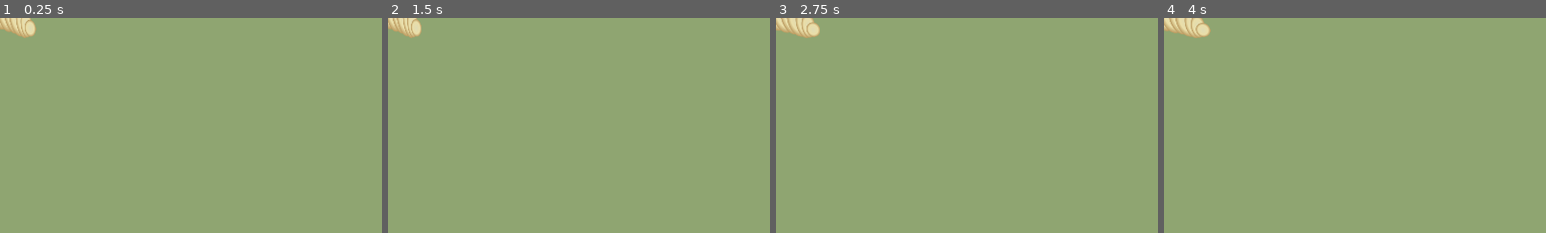
Above: before the commit, frames 1-4 (left to right).
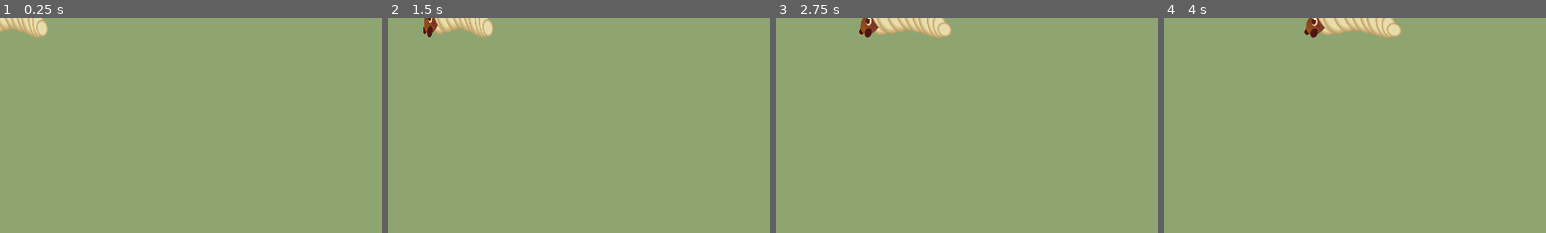
Above: after the commit, the same moments.

Repository: Nodragem/wild-jam-31
Game: Godot game, scene res://scenes/larva.tscn
Same seed, same stepped clock (60 frames per second), same inputs: the game is played once before the commit and once after it. This scene is started directly instead of the project's main scene.
Inputs:
- Up to frame 1 (0.25 s): no input
- Up to frame 2 (1.5 s): hold Right (ui_right) 0.53-1.28 s; hold Space (fire) 0.53-1.28 s; hold Down (ui_down) from 1.28 s (still down); tap Space (fire) at 1.35 s
- Up to frame 3 (2.75 s): release Down (ui_down) at 2.03 s; hold Right (ui_right) from 2.03 s (still down); hold Space (fire) from 2.03 s (still down)
- Up to frame 4 (4 s): release Right (ui_right) at 2.78 s; release Space (fire) at 2.78 s; hold Up (ui_up) 2.78-3.53 s; tap Space (fire) at 2.85 s; hold Left (ui_left) from 3.53 s (still down); hold Space (fire) from 3.53 s (still down)
The pictures show only the part of the screen within x 0-50%, y 0-50%; the shares and areas given below are measured in that part.

The runs differ from the first frame. In frame 1, 0.7% of the frame differs, in the area x 0-13%, y 0-10%; in frame 2, 1.9%; in frame 3, 2.6%; in frame 4, 2.7%, in the area x 0-63%, y 0-10%.

Commit message:
Spawning larva

Diff:
--- /dev/null
+++ b/scenes/Larva.gd
@@ -0,0 +1,6 @@
+extends KinematicBody2D
+
+
+
+func _process(delta):
+	position.x += 120*delta
--- a/scenes/Trees.tscn
+++ b/scenes/Trees.tscn
@@ -6,14 +6,14 @@
 
 [sub_resource type="SpriteFrames" id=1]
 animations = [ {
+"frames": [ ExtResource( 3 ) ],
+"loop": true,
+"name": "tree1",
+"speed": 0.0
+}, {
 "frames": [ ExtResource( 2 ) ],
 "loop": true,
 "name": "tree2",
-"speed": 0.0
-}, {
-"frames": [ ExtResource( 3 ) ],
-"loop": true,
-"name": "tree1",
 "speed": 0.0
 } ]
 
@@ -22,7 +22,6 @@
 height = 51.0462
 
 [node name="Trees" type="StaticBody2D"]
-position = Vector2( 0.386321, -151.822 )
 collision_layer = 4
 collision_mask = 3
 script = ExtResource( 1 )
@@ -39,3 +38,9 @@
 [node name="CollisionShape2D" type="CollisionShape2D" parent="."]
 position = Vector2( -0.123627, 118.893 )
 shape = SubResource( 2 )
+
+[node name="LarvaTimer" type="Timer" parent="."]
+
+[node name="Nest" type="Node2D" parent="."]
+position = Vector2( -3.17859, -32.8434 )
+[connection signal="timeout" from="LarvaTimer" to="." method="_on_LarvaTimer_timeout"]
--- a/scenes/larva.tscn
+++ b/scenes/larva.tscn
@@ -1,6 +1,7 @@
-[gd_scene load_steps=4 format=2]
+[gd_scene load_steps=5 format=2]
 
 [ext_resource path="res://art/weevil/larva.png" type="Texture" id=1]
+[ext_resource path="res://scenes/Larva.gd" type="Script" id=2]
 
 [sub_resource type="Animation" id=1]
 resource_name = "LarvaMove"
@@ -21,7 +22,8 @@
 [sub_resource type="RectangleShape2D" id=2]
 extents = Vector2( 41.7461, 93.3912 )
 
-[node name="larva" type="KinematicBody2D"]
+[node name="Larva" type="KinematicBody2D"]
+script = ExtResource( 2 )
 __meta__ = {
 "_edit_group_": true
 }
--- a/scripts/Player.gd
+++ b/scripts/Player.gd
@@ -5,7 +5,7 @@
 const BulletScn = preload("res://scenes/Bubble.tscn")
 var screen_size
 var screen_position
-var muzzle
+onready var muzzle = $FirePositionUP
 onready var camera_rig:Node2D = get_node("../../Camera")
 onready var state_machine = $AnimationTree.get("parameters/playback")
 
--- a/scripts/Trees.gd
+++ b/scripts/Trees.gd
@@ -1,6 +1,22 @@
 extends StaticBody2D
 
-# Called when the node enters the scene tree for the first time.
+const LarvaScn = preload("res://scenes/Larva.tscn")
+onready var nest = $Nest
+export var max_larva = 3
+var nb_larva = 0
+
 func _ready():
+	$LarvaTimer.start()
 	var tree_types = $AnimatedSprite.frames.get_animation_names()
 	$AnimatedSprite.animation = tree_types[randi() % tree_types.size()]
+
+func _on_LarvaTimer_timeout():
+	nb_larva += 1
+	var larva = LarvaScn.instance()
+	add_child(larva)
+	larva.transform = nest.global_transform
+	$LarvaTimer.wait_time = rand_range(2,6)
+	if nb_larva < max_larva:
+		$LarvaTimer.start()
+	else:
+		$LarvaTimer.stop()
